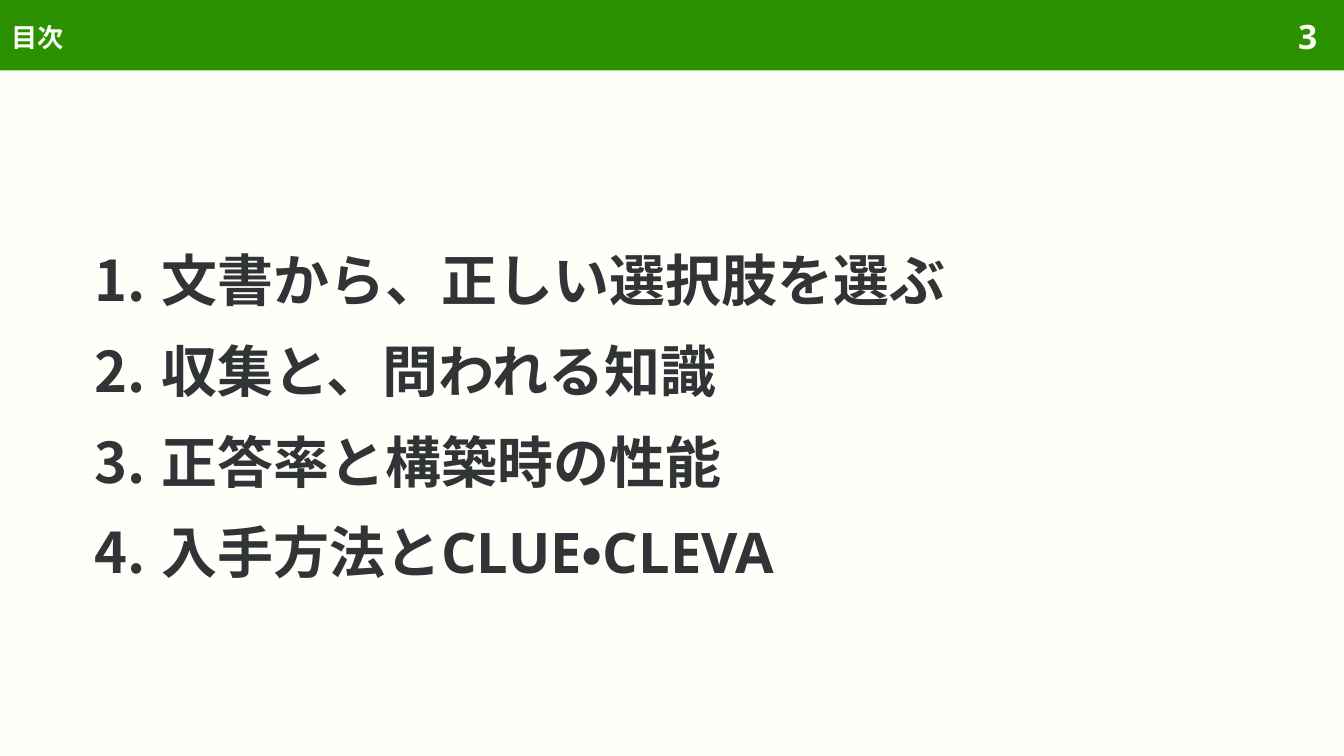
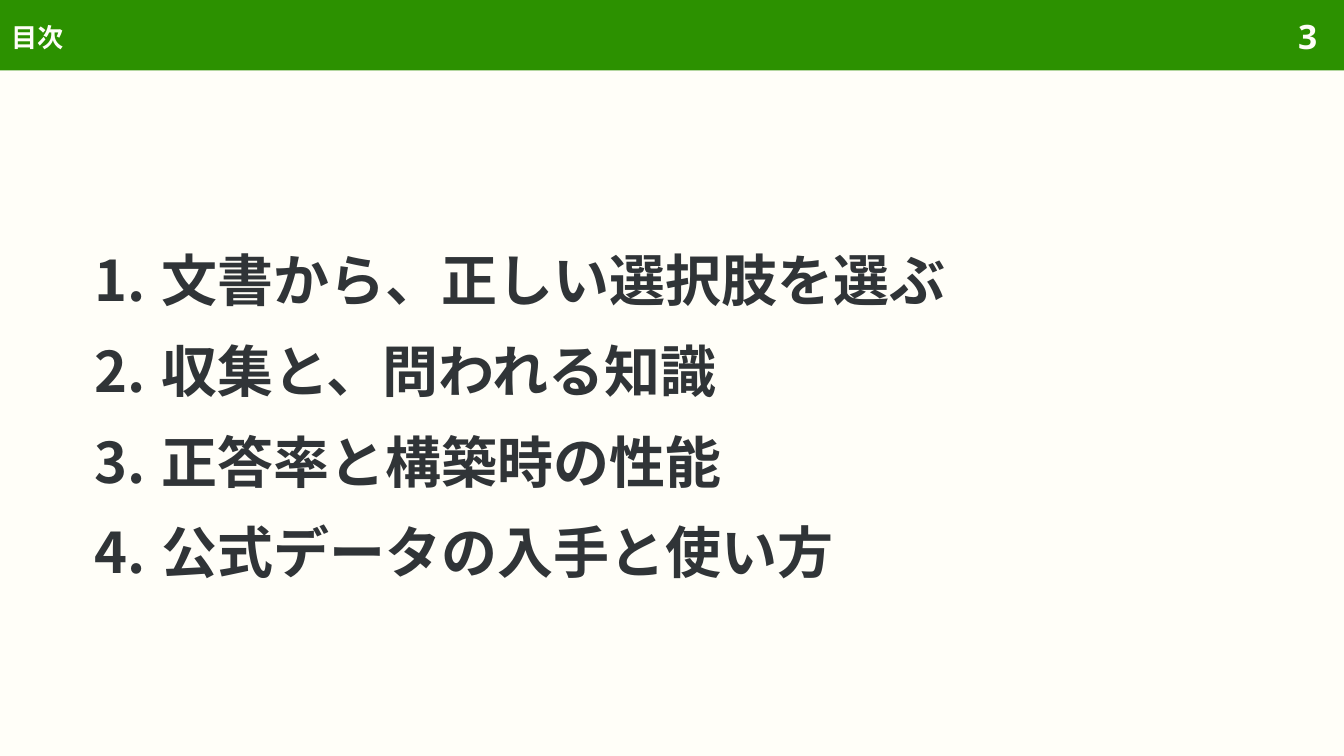
Before and after one commit to sasakiy84/datasets-in-10-minutes, a slide deck: slide 3 of slides/datasets-in-10-minutes-c3.pptx. Drawn at 1344x756 pixels with LibreOffice and Linux fonts; fonts in the diff are those of the drawing. Boxes give left, top, right and bottom in pixels: in the first picture for what was removed or moved away, otherwise in the second. Text is boxed around its words. In the diff, an @@ line names an element or a change of style, - is before the commit and + after.

```diff
--- a/slides/datasets-in-10-minutes-c3.pptx
+++ b/slides/datasets-in-10-minutes-c3.pptx
@@ text at box(161, 524, 833, 579): text changed @@
-4. 入手方法とCLUE・CLEVA
+4. 公式データの入手と使い方
```
Also in this commit, not shown: 6 other slides changed, 3 slides removed, 58 other files.
